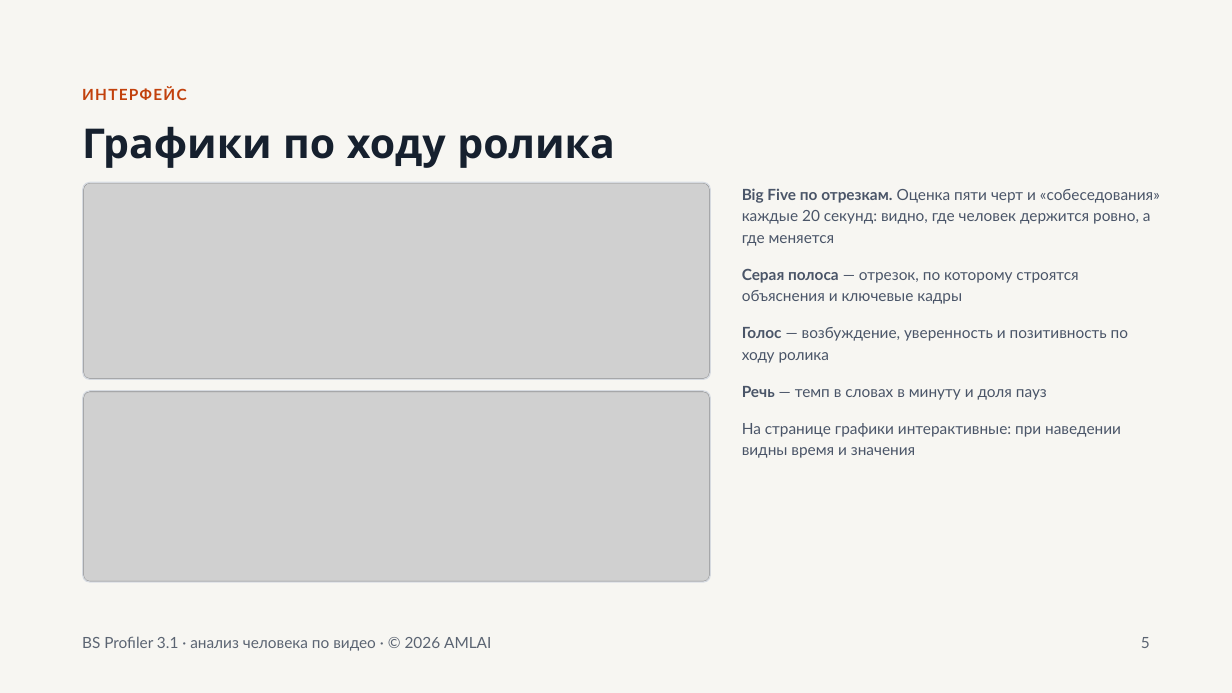
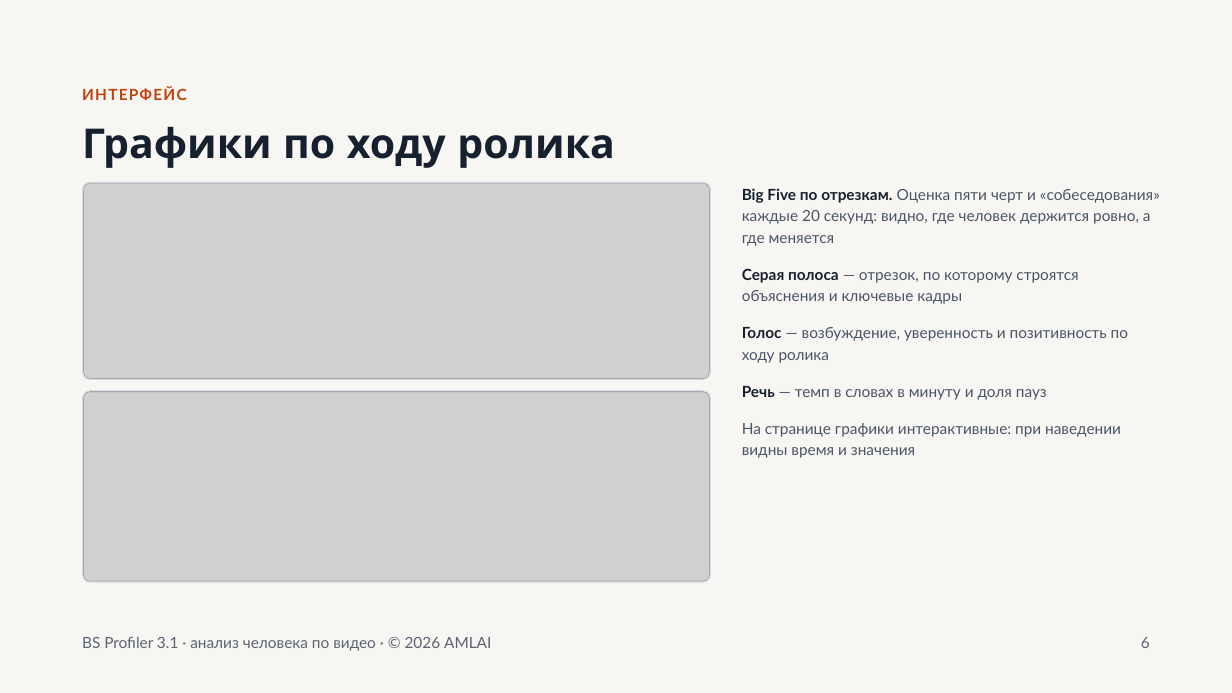
Before and after one commit to AML1969/bigfive-video, a slide deck: slide 6 of bs3-studio/docs/BS_Profiler_3.1_презентация.pptx (slide 5 before the commit). Drawn at 1232x693 pixels with LibreOffice and Linux fonts; fonts in the diff are those of the drawing; grey boxes stand for pictures. Boxes give left, top, right and bottom in pixels: in the first picture for what was removed or moved away, otherwise in the second. Text is boxed around its words. In the diff, an @@ line names an element or a change of style, - is before the commit and + after.

```diff
--- a/bs3-studio/docs/BS_Profiler_3.1_презентация.pptx
+++ b/bs3-studio/docs/BS_Profiler_3.1_презентация.pptx
@@ text "Big Five по отрезкам. Оценка ..." at (x1=742, y1=188, x2=1160, y2=246): text colour #4A5568 to #16202E in "Big Five по отрезкам." @@
@@ text "Серая полоса — отрезок, по ..." at (x1=742, y1=268, x2=1078, y2=304): text colour #4A5568 to #16202E in "Серая полоса" @@
@@ text "Голос — возбуждение, уверенность и ..." at (x1=742, y1=327, x2=1128, y2=363): text colour #4A5568 to #16202E in "Голос" @@
@@ text "Речь — темп в словах ..." at (x1=742, y1=386, x2=1047, y2=400): text colour #4A5568 to #16202E in "Речь" @@
@@ text at (x1=1141, y1=637, x2=1150, y2=648): text changed @@
-5
+6
```
Also in this commit, not shown: 9 other slides changed, 1 slide added.
